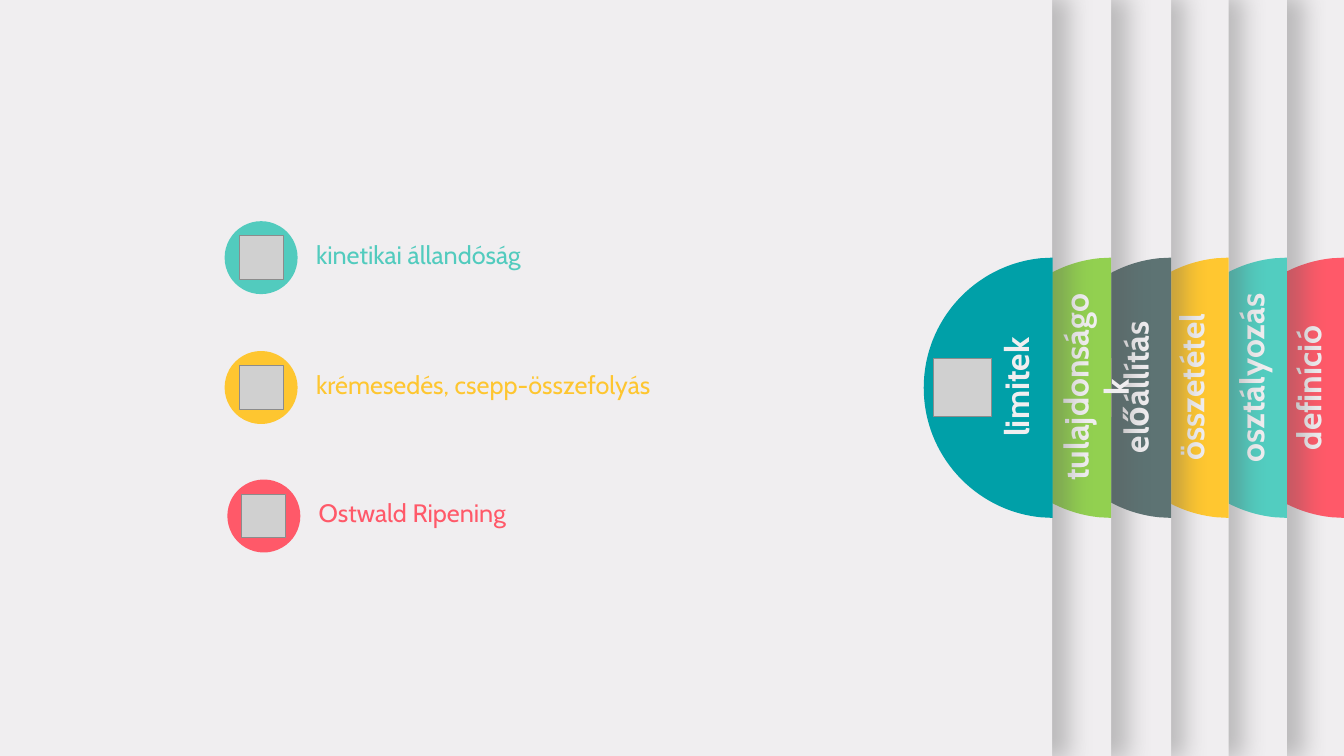
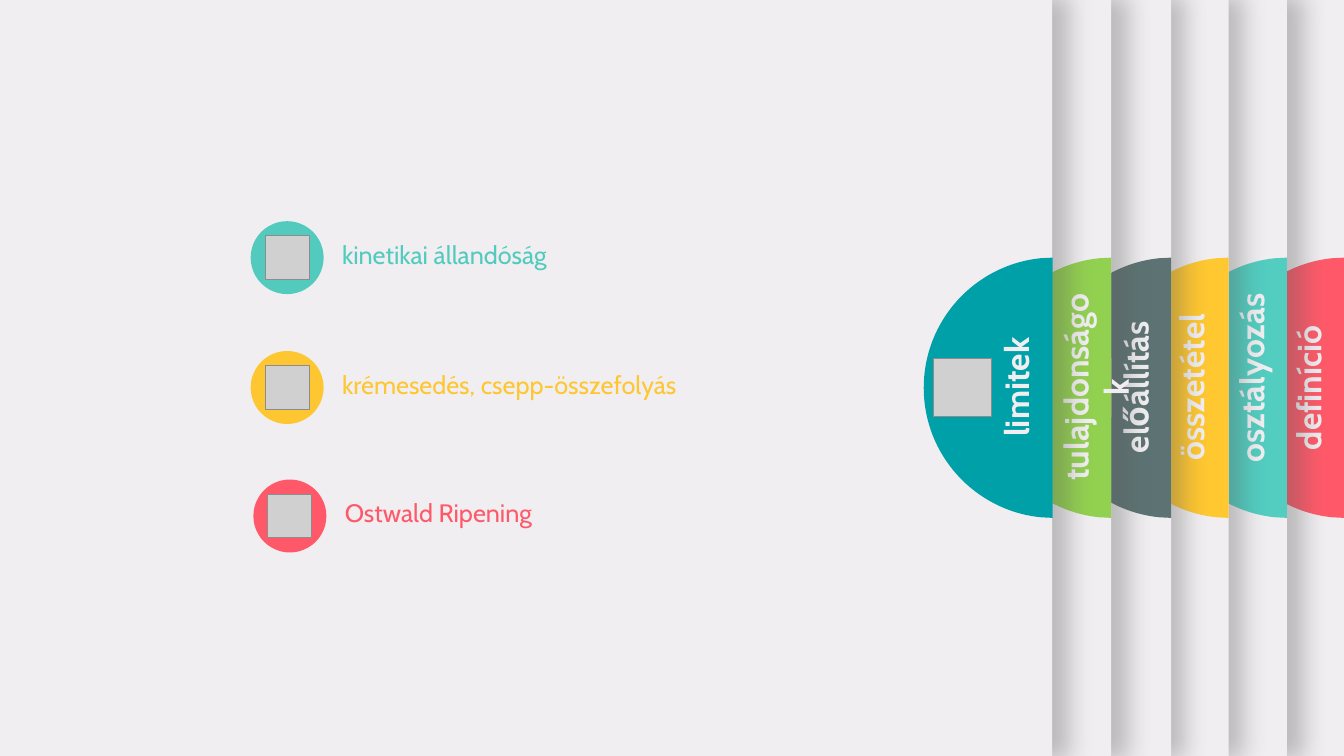
Before and after one commit to LilianaBohus/chemistry-presenations, a slide deck: slide 7 of emulsion-concentrates-short.pptx. Drawn at 1344x756 pixels with LibreOffice and Linux fonts; fonts in the diff are those of the drawing; grey boxes stand for pictures. Boxes give left, top, right and bottom in pixels: in the first picture for what was removed or moved away, otherwise in the second. Text is boxed around its words. In the diff, an @@ line names an element or a change of style, - is before the commit and + after.

```diff
--- a/emulsion-concentrates-short.pptx
+++ b/emulsion-concentrates-short.pptx
@@ 3 pictures, 3 texts, 3 ellipses: place and size @@
-3 pictures, 3 texts, 3 ellipses at (225, 221, 651, 553)
+3 pictures, 3 texts, 3 ellipses at (251, 221, 677, 553)
```
Also in this commit, not shown: 2 other slides changed.
